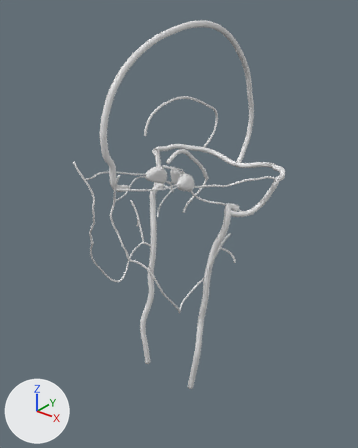
The glTF model public/models/veins.glb: old version first, new version second.
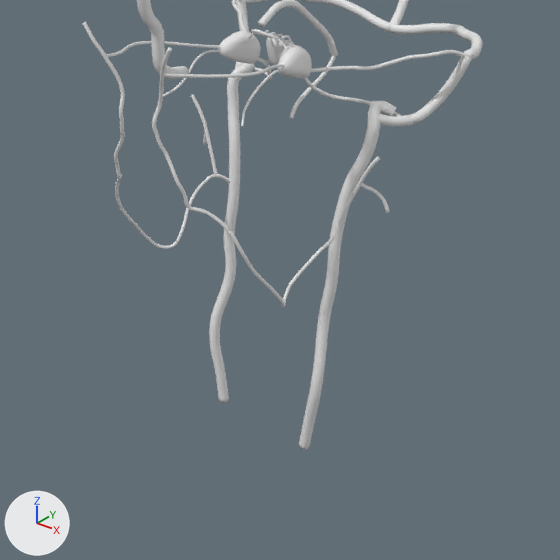
Each version is shown whole from a 50 mm lens placed at (219.0, -273.0, 135.0), pointed at (-8.0, 12.0, -42.0), then close up on the part from 8% to 91% of the width and 33% to 100% of the height. The axes (+X, +Y, +Z) are drawn at lower left. The lights are the same throughout. The last two pictures show the newer version. Where no turn or scale is listed for an object, it has been applied to the vertices.

Before the edit, the objects in view are built like this:
```python
me_v_ijv_l = bpy.data.meshes.new('v_ijv#L')
me_v_ijv_l.from_pydata(...)  # 338 vertices, 672 faces; spans x -9.0..9.0, y -21.0..21.0, z -82.0..82.0
me_v_sps_l = bpy.data.meshes.new('v_sps#L')
me_v_sps_l.from_pydata(...)  # 386 vertices, 768 faces; spans x -23.5..23.5, y -22.7..22.7, z -4.5..4.5
me_v_transverse_l = bpy.data.meshes.new('v_transverse#L')
me_v_transverse_l.from_pydata(...)  # 194 vertices, 384 faces; spans x -31.1..31.1, y -21.4..21.4, z -8.0..8.0
ob_v_ijv_l = bpy.data.objects.new('v_ijv#L', me_v_ijv_l)
ob_v_ijv_l.location = (31.4, 4.9, -96.2)
ob_v_sps_l = bpy.data.objects.new('v_sps#L', me_v_sps_l)
ob_v_sps_l.location = (36.8, 21.8, 2.7)
ob_v_transverse_l = bpy.data.objects.new('v_transverse#L', me_v_transverse_l)
ob_v_transverse_l.location = (30.5, 65.4, -2.4)
# also in view: 'v_cavernous#L' at (12.0, -9.0, 5.0); 'v_ijv#R' at (-31.0, 5.0, -96.0); 'v_sss#M' at (0.0, 15.0, 51.0); 'v_facial#L' at (22.0, -43.0, -24.0); 'v_straight#M' at (0.0, 13.0, 8.0)
```
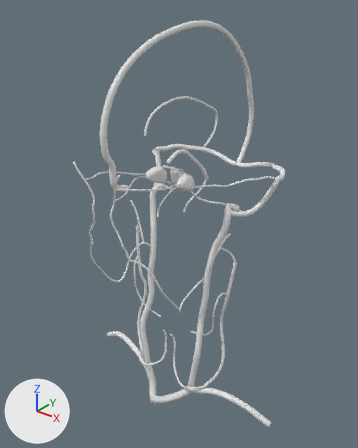
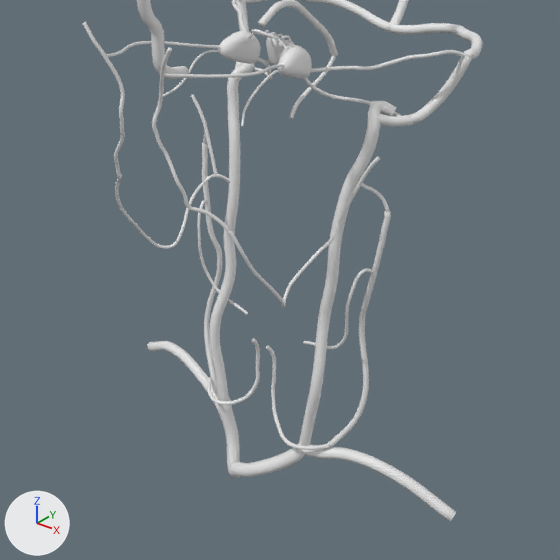
Pixel boxes (x1, y1, x2, y2) of what changed, in the close-ups (560 x 560 px):
'v_subclavian#M', added
    after: (147, 341, 456, 522)
'v_brachiocephalic#M', added
    after: (218, 397, 305, 479)
'v_ejv#L', added
    after: (327, 211, 391, 448)
'v_ejv#R', added
    after: (202, 143, 223, 393)
'v_ajv#L', added
    after: (266, 345, 329, 450)
'v_ajv#R', added
    after: (207, 338, 260, 405)
'v_supthyroid#L', added
    after: (303, 268, 373, 349)
'v_supthyroid#R', added
    after: (197, 200, 248, 315)

The change, as a diff of the scene's bpy script:
```diff
--- a/public/models/veins.glb.py
+++ b/public/models/veins.glb.py
@@ me_v_supthyroid_l @@
+me_v_supthyroid_l.from_pydata(...)  # 410 vertices, 816 faces; spans x -15.6..15.6, y -6.3..6.3, z -24.9..24.9
@@ me_v_supthyroid_r @@
+me_v_supthyroid_r.from_pydata(...)  # 410 vertices, 816 faces; spans x -15.6..15.6, y -6.3..6.3, z -24.9..24.9
@@ me_v_brachiocephalic_m @@
+me_v_brachiocephalic_m.from_pydata(...)  # 171 vertices, 336 faces; spans x -27.9..27.9, y -7.7..7.7, z -20.6..20.6
@@ me_v_subclavian_m @@
+me_v_subclavian_m.from_pydata(...)  # 300 vertices, 592 faces; spans x -94.0..94.0, y -12.0..12.0, z -9.0..9.0
@@ me_v_ajv_l @@
+me_v_ajv_l.from_pydata(...)  # 370 vertices, 736 faces; spans x -16.8..16.8, y -6.3..6.3, z -21.6..21.6
@@ me_v_ajv_r @@
+me_v_ajv_r.from_pydata(...)  # 370 vertices, 736 faces; spans x -16.8..16.8, y -6.3..6.3, z -21.6..21.6
@@ me_v_ejv_l @@
+me_v_ejv_l.from_pydata(...)  # 458 vertices, 912 faces; spans x -10.0..10.0, y -9.9..9.9, z -63.4..63.4
@@ me_v_ejv_r @@
+me_v_ejv_r.from_pydata(...)  # 458 vertices, 912 faces; spans x -10.0..10.0, y -9.9..9.9, z -63.4..63.4
@@ ob_v_supthyroid_l @@
+ob_v_supthyroid_l = bpy.data.objects.new('v_supthyroid#L', me_v_supthyroid_l)
+ob_v_supthyroid_l.location = (32.0, -2.6, -104.5)
@@ ob_v_supthyroid_r @@
+ob_v_supthyroid_r = bpy.data.objects.new('v_supthyroid#R', me_v_supthyroid_r)
+ob_v_supthyroid_r.location = (-32.0, -2.6, -104.5)
@@ ob_v_brachiocephalic_m @@
+ob_v_brachiocephalic_m = bpy.data.objects.new('v_brachiocephalic#M', me_v_brachiocephalic_m)
+ob_v_brachiocephalic_m.location = (0.1, -18.3, -196.4)
@@ ob_v_subclavian_m @@
+ob_v_subclavian_m = bpy.data.objects.new('v_subclavian#M', me_v_subclavian_m)
+ob_v_subclavian_m.location = (0.0, -6.1, -182.9)
@@ ob_v_ajv_l @@
+ob_v_ajv_l = bpy.data.objects.new('v_ajv#L', me_v_ajv_l)
+ob_v_ajv_l.location = (20.1, -16.3, -152.3)
@@ ob_v_ajv_r @@
+ob_v_ajv_r = bpy.data.objects.new('v_ajv#R', me_v_ajv_r)
+ob_v_ajv_r.location = (-20.1, -16.3, -152.3)
@@ ob_v_ejv_l @@
+ob_v_ejv_l = bpy.data.objects.new('v_ejv#L', me_v_ejv_l)
+ob_v_ejv_l.location = (41.2, -2.4, -117.6)
@@ ob_v_ejv_r @@
+ob_v_ejv_r = bpy.data.objects.new('v_ejv#R', me_v_ejv_r)
+ob_v_ejv_r.location = (-41.2, -2.4, -117.6)
```
